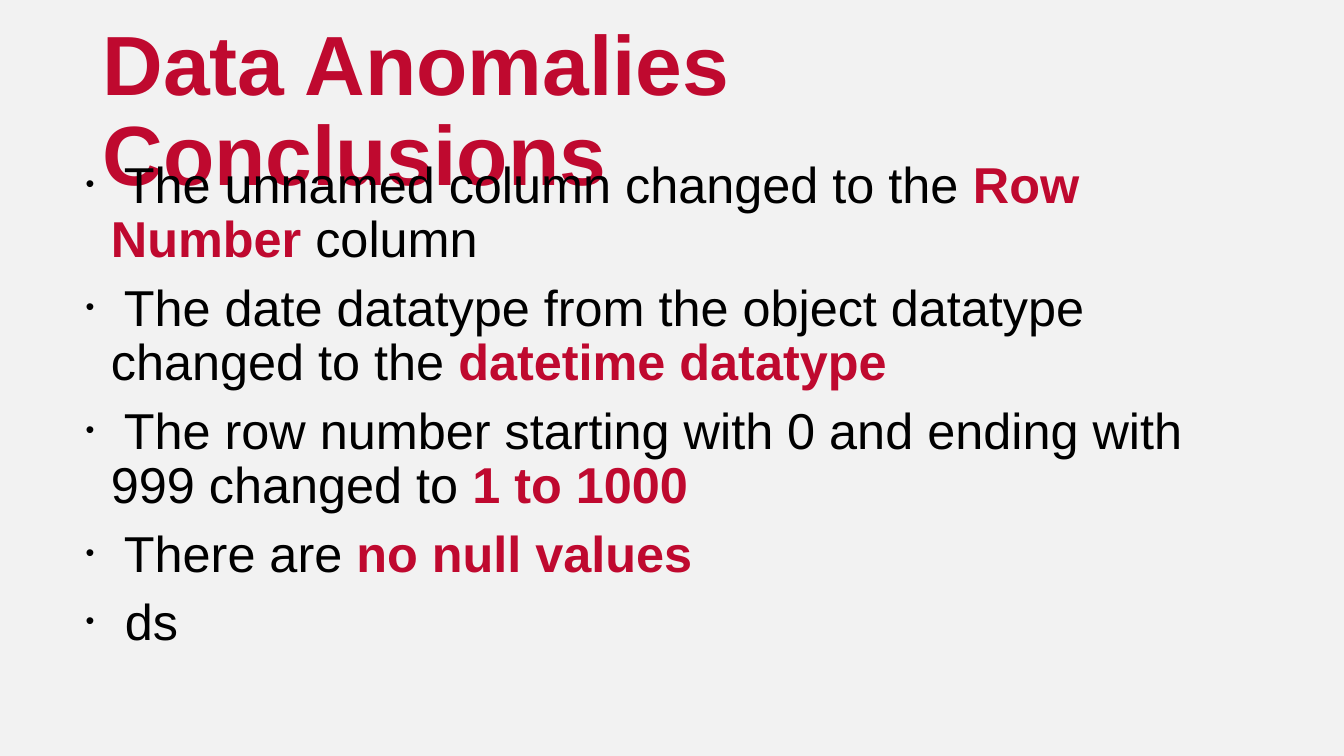
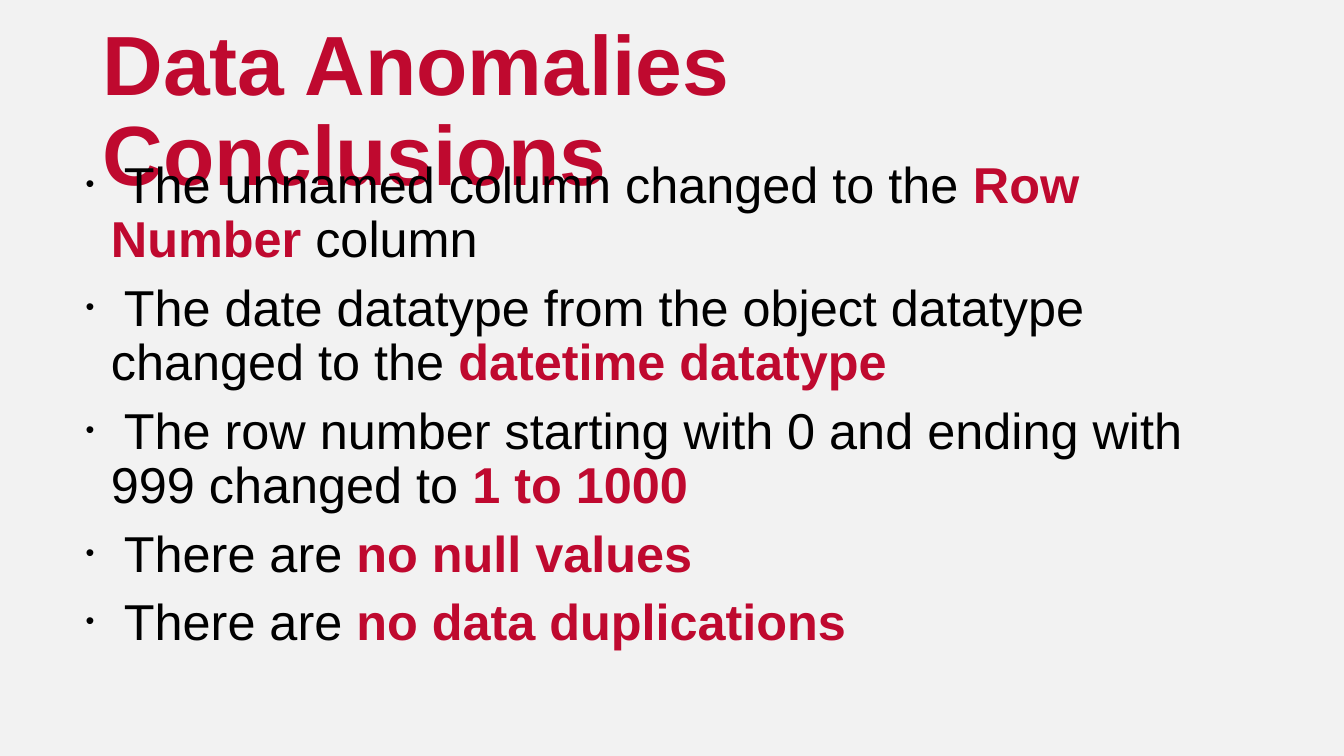
Before and after one commit to gracekaroma/analysis-of-sales-dataset, a slide deck: slide 13 of Analysis of Sales Dataset.pptx (slide 12 before the commit). Drawn at 1344x756 pixels with LibreOffice and Linux fonts; fonts in the diff are those of the drawing. Boxes give left, top, right and bottom in pixels: in the first picture for what was removed or moved away, otherwise in the second. Text is boxed around its words. In the diff, an @@ line names an element or a change of style, - is before the commit and + after.

```diff
--- a/Analysis of Sales Dataset.pptx
+++ b/Analysis of Sales Dataset.pptx
@@ text at box(124, 603, 845, 650): text changed; text colour #000000 to #BF092F; bold on @@
-• ds
+• There are no data duplications
```
Also in this commit, not shown: 6 other slides changed, 16 slides added, 2 slides removed.
